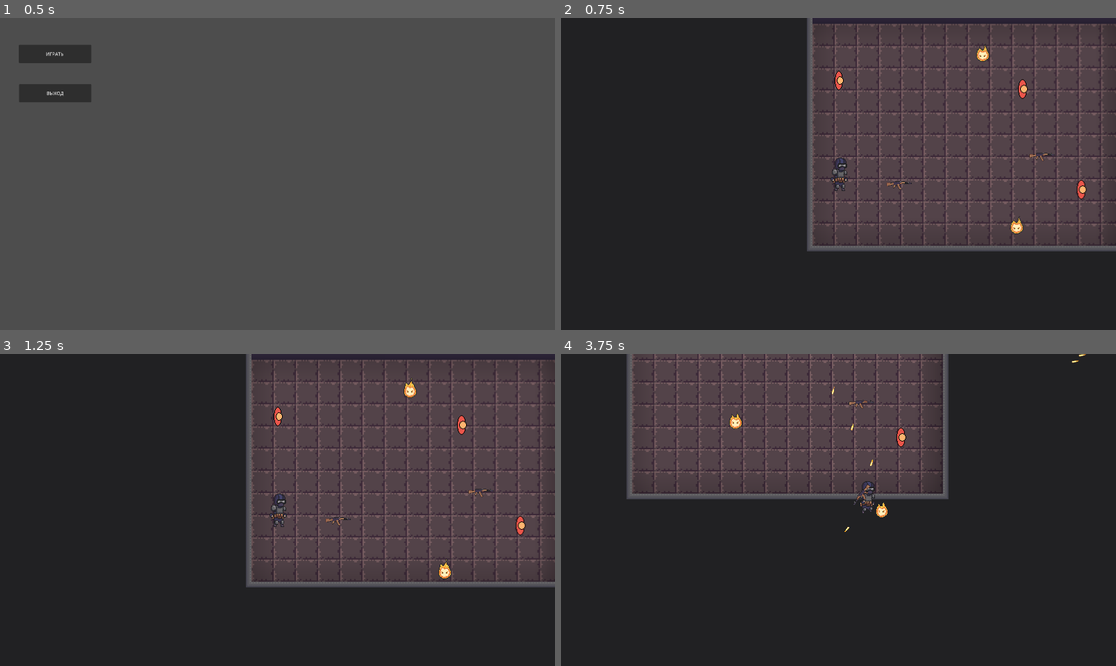
Above: before the commit, frames 1-4 (two rows, left to right).
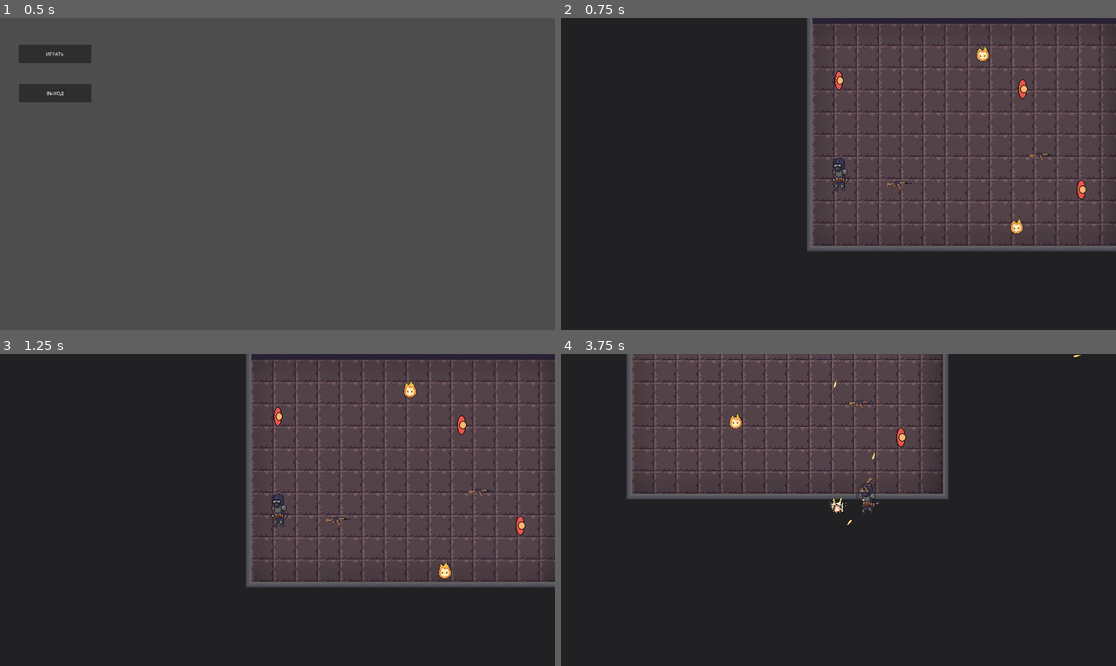
Above: after the commit, the same moments.

Repository: JaRiex11/thegame
Game: Godot game, scene res://scenes/MainMenu.tscn
Two runs of this game, one before a commit and one after it. Both use one fixed random seed, a clock stepped at 60 frames per second and the inputs below.
Inputs (mouse positions are in pixels of both pictures, inside the frame that each line leads up to):
- Up to frame 1 (0.5 s): no input
- Up to frame 2 (0.75 s): click "ИГРАТЬ" at 0.5 s
- Up to frame 3 (1.25 s): no input
- Up to frame 4 (3.75 s): move the mouse to (960, 494) at 1.27 s; press the mouse at (960, 494) at 1.28 s; hold D (right) 1.28-2.03 s; tap Space (jump) at 1.52, 1.55, 1.82, 2.1, 2.27, 2.57, 3.05 s; move the mouse to (727, 525) at 2.02 s; release the mouse at (727, 525) at 2.03 s; hold S (down) 2.03-2.78 s; click (727, 525) at 2.3 s; move the mouse to (894, 441) at 2.77 s; press the mouse at (894, 441) at 2.78 s; hold D (right) 2.78-3.53 s; move the mouse to (810, 572) at 3.52 s; release the mouse at (810, 572) at 3.53 s; hold W (up) from 3.53 s (still down); click (810, 572) at 3.6 s

Frame 1 is identical in both runs. In frame 2, 0.2% of the frame differs, in the area x 48-52%, y 44-56%; in frame 3, 0.2%; in frame 4, 0.4%, in the area x 48-95%, y 0-58%.

Commit message:
Логика стрельбы отделена от персонажа
Перенес логику стрельбы внутрь Weapon. Добавил анимацию отдачи, убрал лишнее, но не все. Сохраняю стабильный билд

Diff:
--- a/main_character.gd
+++ b/main_character.gd
@@ -5,12 +5,24 @@
 
 const Weapon = preload("res://scenes/based_scenes/weapon.gd")
 
+enum PlayerState { IDLE, WALK, HURT, DEAD }
+
 @export var SPEED := 400.0
 @export var max_health: int = 100
-
-# Переменная для хранения текущего направления (пригодится для idle)
+@export_category("Animations")
+@export var idle_right_anim : String = "IdleR"
+@export var idle_left_anim : String = "IdleL"
+@export var walk_right_anim : String = "WalkR"
+@export var walk_left_anim : String = "WalkL"
+@export var hurt_right_anim : String = "HurtR"
+@export var hurt_left_anim : String = "HurtL"
+@export var death_anim : String = "Death"  # Анимация смерти
+
+var current_state: PlayerState = PlayerState.IDLE
 var is_facing_right = true
 var timer_jump = Timer.new()
+var hurt_timer: float = 0.0
+@onready var weapon_pivot := $WeaponPivot
 
 var current_health: int
 var weapons: Array[Weapon] = []
@@ -20,58 +32,99 @@
 	current_health = max_health
 	if has_node("PlayerHurtbox"):
 		$PlayerHurtbox.body_entered.connect(_on_body_entered_enemy_body)
+	change_state(PlayerState.IDLE)
 
 func _physics_process(delta):
-
+	#var move_dir = Input.get_vector("left", "right", "up", "down")
+	#velocity = move_dir * SPEED
+	#move_and_slide()
+	#
+	#if move_dir.x != 0 or move_dir.y != 0:
+		#if Input.is_action_just_pressed("jump"):
+			#SPEED = 500
+			#timer_jump.wait_time = 0.5
+			#SPEED = 400
+		#elif move_dir.x > 0 or (move_dir.y != 0 and is_facing_right):
+			#player_sprite.play("WalkR")
+			#is_facing_right = true
+		#else:
+			#player_sprite.play("WalkL")
+			#is_facing_right = false
+	#else:
+		#if is_facing_right:
+			#player_sprite.play("IdleR")
+		#else:
+			#player_sprite.play("IdleL")
+	#
+	#if current_weapon:
+		## Получаем позицию курсора
+		#var mouse_pos = get_global_mouse_position()
+		## Обновляем прицеливание оружия
+		#current_weapon.update_aim(mouse_pos)
+#
+		## Стрельба
+		#if Input.is_action_pressed("attack1"):
+			#var look_dir = (mouse_pos - global_position).normalized()
+			#handle_shooting(look_dir)
+	#
+	#if Input.is_action_just_pressed("reload") and current_weapon:
+		#handle_reload()
+	update_facing_direction()
+	handle_movement()
+	handle_weapon()
+	update_animations()
+
+func update_facing_direction():
+	var mouse_pos = get_global_mouse_position()
+	# Определяем направление взгляда по позиции курсора
+	is_facing_right = mouse_pos.x > global_position.x
+
+func handle_movement():
 	var move_dir = Input.get_vector("left", "right", "up", "down")
 	velocity = move_dir * SPEED
 	move_and_slide()
 
-	if move_dir.x != 0 or move_dir.y != 0:
-		if Input.is_action_just_pressed("jump"):
-			SPEED = 500
-			timer_jump.wait_time = 0.5
-			SPEED = 400
-		elif move_dir.x > 0 or (move_dir.y != 0 and is_facing_right):
-			player_sprite.play("WalkR")
-			is_facing_right = true
-		else:
-			player_sprite.play("WalkL")
-			is_facing_right = false
+	# Изменение состояния движения
+	if move_dir.length() > 0:
+		if current_state != PlayerState.WALK:
+			change_state(PlayerState.WALK)
 	else:
-		if is_facing_right:
-			player_sprite.play("IdleR")
-		else:
-			player_sprite.play("IdleL")
-
-	if current_weapon:
-		# Получаем позицию курсора
-		var mouse_pos = get_global_mouse_position()
-		# Обновляем прицеливание оружия
-		current_weapon.update_aim(mouse_pos)
-
-		# Стрельба
-		if Input.is_action_pressed("attack1"):
-			var look_dir = (mouse_pos - global_position).normalized()
-			handle_shooting(look_dir)
-
-	if Input.is_action_just_pressed("reload") and current_weapon:
-		handle_reload()
-
-func handle_shooting(direction: Vector2):
-	if current_weapon:
-		current_weapon.shoot(direction, self)  # Передаём направление и владельца
-
-		# Анимация отдачи
-		#$AnimationPlayer.play("weapon_recoil")
-
-		# Визуальный эффект
-		#$MuzzleFlash.restart()
-		#$MuzzleFlash.emitting = true
-
-func handle_reload():
-	print("Перезаряжаем оружие")
-	current_weapon.reload()
+		if current_state != PlayerState.IDLE:
+			change_state(PlayerState.IDLE)
+
+func handle_weapon():
+	if not current_weapon:
+		return
+
+	# Обновляем прицеливание оружия
+	current_weapon.update_aim(get_global_mouse_position()) #, weapon_pivot)
+
+	# Стрельба
+	if Input.is_action_pressed("attack1"):
+		var direction = (get_global_mouse_position() - global_position).normalized()
+		current_weapon.try_shoot(direction, self.position)
+
+	# Перезарядка
+	if Input.is_action_just_pressed("reload"):
+		current_weapon.try_reload()
+
+func change_state(new_state: PlayerState):
+	if current_state == new_state:
+		return
+
+	current_state = new_state
+	# Можно добавить обработку входа в состояние
+
+func update_animations():
+	match current_state:
+		PlayerState.IDLE:
+			play_anim(idle_right_anim if is_facing_right else idle_left_anim)
+		PlayerState.WALK:
+			play_anim(walk_right_anim if is_facing_right else walk_left_anim)
+		PlayerState.HURT:
+			play_anim(hurt_right_anim if is_facing_right else hurt_left_anim)
+		PlayerState.DEAD:
+			play_anim(death_anim)
 
 func pick_up_weapon(new_weapon: Weapon):
 	# Проверяем, не удалён ли уже объект
@@ -80,27 +133,34 @@
 
 	# Если оружие уже есть - добавить патроны
 	print("picked up: ", new_weapon.weapon_name)
+
 	for weapon in weapons:
 		if weapon.weapon_name == new_weapon.weapon_name:
 			weapon.update_ammo(new_weapon.total_ammo)
 			new_weapon.queue_free()
 			return
 
-	# Новое оружие
-	# Переносим оружие в инвентарь
-	new_weapon.get_parent().remove_child(new_weapon)
-	add_child(new_weapon)
+	# Откладываем добавление оружия в иерархию
+	call_deferred("_deferred_add_weapon", new_weapon)
+
+func _deferred_add_weapon(new_weapon: Weapon):
+	# Удаляем из текущего родителя
+	if new_weapon.get_parent():
+		new_weapon.get_parent().remove_child(new_weapon)
+
+	# Добавляем к точке вращения
+	weapon_pivot.add_child(new_weapon)
+	new_weapon.z_index = 1  # Оружие поверх персонажа
+	new_weapon.position = Vector2.ZERO
 
 	# Настраиваем оружие
-	new_weapon.position = Vector2.ZERO
 	new_weapon.ground_sprite.hide()
-	new_weapon.hand_sprite.show()
-	new_weapon.set_process(true)  # Важно!
-	print("Оружие добавлено в инвентарь. Всего оружия: ", weapons.size())
-	print("current_weapon: ", current_weapon)
+	#new_weapon.hand_sprite.show()
+	new_weapon.set_process(true)
+
 	weapons.append(new_weapon)
-	switch_weapon(weapons.size() - 1)
-
+	if weapons.size() == 1:
+		switch_weapon(weapons.size() - 1)
 
 func switch_weapon(index: int):
 	if index < 0 or index >= weapons.size():
@@ -115,12 +175,17 @@
 	current_weapon.hand_sprite.show()
 
 	# Для правильного порядка отрисовки
-	move_child(current_weapon, get_child_count() - 1)
+	weapon_pivot.move_child(current_weapon, weapon_pivot.get_child_count() - 1)
 
 func take_damage(damage: int):
+	if current_state == PlayerState.DEAD or current_state == PlayerState.HURT:
+		return
+
 	current_health -= damage
 	if current_health <= 0:
-		die()
+		change_state(PlayerState.DEAD)
+	else:
+		change_state(PlayerState.HURT)
 
 func die():
 	# Логика смерти
@@ -136,3 +201,7 @@
 		else:
 			take_damage(15)
 			print(current_health)
+
+func play_anim(anim_name: String):
+	if (player_sprite.sprite_frames.has_animation(anim_name)): # Чтобы игра не упала, если не найдет анимацию
+		player_sprite.play(anim_name)
--- a/scenes/MainCharacter.tscn
+++ b/scenes/MainCharacter.tscn
@@ -291,4 +291,7 @@
 animation = &"HeartStandart"
 frame_progress = 0.0597292
 
+[node name="WeaponPivot" type="Marker2D" parent="."]
+position = Vector2(6, -20)
+
 [connection signal="body_entered" from="PlayerHurtBox" to="." method="_on_body_entered_enemy_body"]
--- a/scenes/Tutorial.tscn
+++ b/scenes/Tutorial.tscn
@@ -53,8 +53,6 @@
 texture_filter = 1
 texture_repeat = 1
 position = Vector2(-309, 305)
-SPEED = 400.0
-max_health = 100
 
 [node name="PauseMenu" parent="." instance=ExtResource("4_u5f0c")]
 visible = false
--- a/scenes/based_scenes/bullet.gd
+++ b/scenes/based_scenes/bullet.gd
@@ -1,16 +1,22 @@
 extends Area2D
 
-var owner_ref: WeakRef
+var owner_pos: Vector2
 var speed: float
 var damage: int
 var direction: Vector2
+var knockback_force: float
 
 func _process(delta: float) -> void:
 	position += direction * speed * delta
 
+func initialize_components(_owner_pos: Vector2, _direction: Vector2, _speed: float, _damage: int, _knockback_force: float) -> void:
+	owner_pos = _owner_pos
+	direction = _direction
+	speed = _speed
+	damage = _damage
+	knockback_force = _knockback_force
+
 func _on_body_entered(body):
-	var attacker = owner_ref.get_ref() if owner_ref else null
-	if is_instance_valid(attacker) and body != attacker:
-		if body.has_method("take_damage"):
-			body.take_damage(damage, attacker)
+	if body.has_method("take_damage"):
+		body.take_damage(damage, owner_pos, knockback_force)
 	queue_free()
--- a/scenes/based_scenes/unit.gd
+++ b/scenes/based_scenes/unit.gd
@@ -57,18 +57,14 @@
 #endregion
 
 #region Публичные функции
-func take_damage(amount: float, attacker: Node) -> void:
-	if not is_instance_valid(attacker):
-		print("Attacker is invalid")
-		return
-
+func take_damage(amount: float, attacker_pos: Vector2, attacker_kb_force: float) -> void:
 	if current_state == UNIT_STATE.DEAD or invincible: return
 
 	current_health -= amount
 	print("unit's health: ", current_health)
 	_play_hit_effect()
-	var attack_pos = attacker.global_position if is_instance_valid(attacker) else global_position
-	_knockback(attack_pos)
+	#var attack_pos = attacker.global_position if is_instance_valid(attacker) else global_position
+	_knockback(attacker_pos, attacker_kb_force)
 
 	if current_health <= 0:
 		die()
@@ -158,9 +154,8 @@
 	play_anim(anim_name)
 
 # Обработчик завершения анимации смерти
-func _on_death_animation_finished(anim_name: String) -> void:
-	if anim_name == death_anim:
-		death_completed = true
+func _on_death_animation_finished() -> void:
+	death_completed = true
 
 func _exit_state(old_state: UNIT_STATE) -> void:
 	pass
@@ -207,9 +202,9 @@
 		await tween.finished
 	queue_free()
 
-func _knockback(source_position: Vector2) -> void:
+func _knockback(source_position: Vector2, source_knockback_force: float) -> void:
 	var direction = (global_position - source_position).normalized()
-	var knockback_force = direction * 500.0 * knockback_resistance
+	var knockback_force = direction * source_knockback_force * knockback_resistance
 	velocity = knockback_force
 	move_and_slide()
 #endregion
--- a/scenes/based_scenes/weapon.gd
+++ b/scenes/based_scenes/weapon.gd
@@ -1,84 +1,57 @@
 extends Node2D
 class_name Weapon
 
+# Состояния оружия
+enum WeaponState { IDLE, SHOOTING, RELOADING }
+
 # Характеристики оружия
-@export var player_sprite_texture: Texture2D
-@export var gamer_path: String = "res://main_character.gd"
+@export_category("Связанные сцены")
+@export var bullet_scene: PackedScene
+@export var bullet_speed: float = 700
+
+@export_category("Характеристики")
 @export var weapon_name: String = "Pistol"
 @export var damage: int = 10
 @export var fire_rate: float = 0.5
 @export var magazine_size: int = 10
 @export var max_ammo: int = 50
-@export var bullet_speed: float = 700
-@export var bullet_scene: PackedScene
-@export var sprite_offset = Vector2(0, 0)
+@export var reload_time: float = 1.5
+@export var knockback_force: float = 500
 
 @export var pivot_offset := Vector2(20, -10)  # Смещение точки вращения
 @export var flip_offset := Vector2(-10, 0)  # Смещение при зеркалировании влево
 
+var current_state: WeaponState = WeaponState.IDLE
 var current_ammo: int
 var total_ammo: int
 var can_shoot: bool = true
-var is_reloading: bool = false
+var shoot_cooldown: Timer
+var reload_timer: Timer
 
 # Спрайты и позиции
 @onready var ground_sprite: Sprite2D = $OnGroundSprite
 @onready var hand_sprite: Sprite2D = $Pivot/InHandSprite
 @onready var shoot_point = $ShootPoint
+@onready var collision := $Area2D/CollisionPolygon2D
+
+signal state_changed(new_state)
+signal ammo_updated(current, total)
 
 func _ready():
 	current_ammo = magazine_size
 	total_ammo = max_ammo - magazine_size
-	hand_sprite.hide()
+
 	hand_sprite.z_index = 1
-	ground_sprite.show()
+# Таймеры
+	shoot_cooldown = Timer.new()
+	add_child(shoot_cooldown)
+	shoot_cooldown.timeout.connect(_on_shoot_cooldown_end)
+	shoot_cooldown.one_shot = true
 
-func _on_body_entered(body):
-	if body.is_in_group("player"):
-		body.pick_up_weapon(self)
-		ground_sprite.hide()
-		#queue_free()
-
-func shoot(direction: Vector2, owner: Node):
-	if can_shoot and current_ammo > 0 and not is_reloading:
-		var bullet = bullet_scene.instantiate()
-
-		var flip_mod = -1 if hand_sprite.flip_v else 1
-		bullet.direction = direction
-		bullet.position = shoot_point.global_position
-		bullet.rotation = direction.angle()
-		bullet.speed = bullet_speed
-		bullet.damage = damage
-
-		bullet.owner_ref = weakref(owner)
-
-		get_tree().current_scene.add_child(bullet)
-
-		current_ammo -= 1
-		can_shoot = false
-		await get_tree().create_timer(fire_rate).timeout
-		can_shoot = true
-		print("current_ammo: ", current_ammo)
-
-func reload():
-	print("start reloading")
-	if total_ammo <= 0 or is_reloading:
-		return
-
-	is_reloading = true
-	# Здесь будет анимация перезарядки
-	await get_tree().create_timer(1.5).timeout
-
-	var needed = magazine_size - current_ammo
-	if total_ammo >= needed:
-		current_ammo += needed
-		total_ammo -= needed
-	else:
-		current_ammo += total_ammo
-		total_ammo = 0
-
-	is_reloading = false
-	print("finish reloading")
+	reload_timer = Timer.new()
+	add_child(reload_timer)
+	reload_timer.timeout.connect(_on_reload_finished)
+	reload_timer.one_shot = true
 
 func update_aim(target_position: Vector2):
 	# Вычисляем направление к цели
@@ -98,6 +71,85 @@
 	# Всегда сохраняем ShootPoint справа от оружия
 	shoot_point.position.x = abs(shoot_point.position.x)
 
-func update_ammo(new_ammo: int):
-	total_ammo += new_ammo
-	total_ammo = min(total_ammo, max_ammo)
+func try_shoot(direction: Vector2, weapon_owner_pos: Vector2) -> bool:
+	if current_state != WeaponState.IDLE or not can_shoot or current_ammo <= 0:
+		return false
+
+	shoot(direction, weapon_owner_pos)
+	return true
+
+func shoot(direction: Vector2, weapon_owner_pos: Vector2):
+	current_state = WeaponState.SHOOTING
+	emit_signal("state_changed", current_state)
+
+	var bullet = bullet_scene.instantiate()
+	get_tree().current_scene.add_child(bullet)
+
+	# Порядок: (_owner_pos: Vector2, _direction: Vector2, _speed: float, _damage: int, _knockback_force: float)
+	bullet.initialize_components(weapon_owner_pos, direction, bullet_speed, damage, knockback_force)
+	bullet.global_position = shoot_point.global_position
+	bullet.rotation = direction.angle()
+
+	# Обновление боезапаса
+	current_ammo -= 1
+	emit_signal("ammo_updated", current_ammo, total_ammo)
+
+	# Откат стрельбы
+	can_shoot = false
+	shoot_cooldown.start(fire_rate)
+	print("current_ammo: ", current_ammo)
+
+	# Эффект отдачи
+	var recoil_vector = -direction * 10
+	var original_pos = position
+	position += recoil_vector
+
+	# Анимация отдачи
+	var tween = create_tween()
+	tween.tween_property(self, "position", original_pos, 0.1)
+
+	await get_tree().create_timer(fire_rate).timeout
+	can_shoot = true
+	print("current_ammo: ", current_ammo)
+
+func _on_body_entered(body):
+	if body.is_in_group("player"):
+		# Откладываем обработку подбора оружия
+		call_deferred("_deferred_pick_up", body)
+
+func _deferred_pick_up(player):
+	# Отключаем коллизию перед удалением из сцены
+	collision.set_deferred("disabled", true)
+
+	# Передаем оружие игроку
+	if is_instance_valid(player) and player.has_method("pick_up_weapon"):
+		player.pick_up_weapon(self)
+		ground_sprite.hide()
+		hand_sprite.show()
+
+func try_reload() -> bool:
+	if current_state != WeaponState.IDLE or total_ammo <= 0 or current_ammo == magazine_size:
+		return false
+
+	_start_reloading()
+	return true
+
+func _start_reloading():
+	current_state = WeaponState.RELOADING
+	emit_signal("state_changed", current_state)
+	reload_timer.start(reload_time)
+
+func _on_shoot_cooldown_end():
+	can_shoot = true
+	if current_state == WeaponState.SHOOTING:
+		current_state = WeaponState.IDLE
+		emit_signal("state_changed", current_state)
+
+func _on_reload_finished():
+	var ammo_to_add = min(magazine_size - current_ammo, total_ammo)
+	current_ammo += ammo_to_add
+	total_ammo -= ammo_to_add
+
+	emit_signal("ammo_updated", current_ammo, total_ammo)
+	current_state = WeaponState.IDLE
+	emit_signal("state_changed", current_state)
--- a/scenes/units/elem_fire_small.gd
+++ b/scenes/units/elem_fire_small.gd
@@ -59,7 +59,7 @@
 		_handle_patrol_state(delta)
 
 	move_and_slide()
-	_draw_debug()
+	#_draw_debug()
 
 func _update_timers(delta: float) -> void:
 	if dash_cooldown_timer > 0:
@@ -195,15 +195,15 @@
 		)
 		patrol_points.append(global_position + random_offset)
 
-func _draw_debug() -> void:
-	if Engine.is_editor_hint():
-		return
-
-	# Рисуем точки патрулирования
-	for point in patrol_points:
-		draw_circle(point - global_position, 5.0, Color.GREEN)
-
-	# Рисуем последнюю известную позицию
-	if is_searching:
-		draw_circle(last_known_position - global_position, 8.0, Color.RED)
-#endregion
+#func _draw_debug() -> void:
+	#if Engine.is_editor_hint():
+		#return
+		#
+	## Рисуем точки патрулирования
+	#for point in patrol_points:
+		#draw_circle(point - global_position, 5.0, Color.GREEN)
+		#
+	## Рисуем последнюю известную позицию
+	#if is_searching:
+		#draw_circle(last_known_position - global_position, 8.0, Color.RED)
+##endregion
--- a/scenes/weapons/ak_74.tscn
+++ b/scenes/weapons/ak_74.tscn
@@ -1,13 +1,9 @@
-[gd_scene load_steps=7 format=3 uid="uid://b7fhf1urqd2e3"]
+[gd_scene load_steps=6 format=3 uid="uid://b7fhf1urqd2e3"]
 
 [ext_resource type="PackedScene" uid="uid://busfdkt32lom" path="res://scenes/based_scenes/Weapon.tscn" id="1_eiecg"]
 [ext_resource type="Script" uid="uid://ch150ekqhqtwc" path="res://scenes/weapons/ak_74.gd" id="2_7g5m4"]
 [ext_resource type="PackedScene" uid="uid://tu8eg5q1275o" path="res://scenes/weapons/Bullets/5_45_mm.tscn" id="3_8t5mj"]
 [ext_resource type="Texture2D" uid="uid://6kmg82a2alk1" path="res://img/sprite_list_1.png" id="4_8t5mj"]
-
-[sub_resource type="AtlasTexture" id="AtlasTexture_8t5mj"]
-atlas = ExtResource("4_8t5mj")
-region = Rect2(184, 63, 44, 88)
 
 [sub_resource type="AtlasTexture" id="AtlasTexture_tabce"]
 atlas = ExtResource("4_8t5mj")
@@ -16,15 +12,13 @@
 [node name="AK-74" instance=ExtResource("1_eiecg")]
 position = Vector2(4, 0)
 script = ExtResource("2_7g5m4")
-player_sprite_texture = SubResource("AtlasTexture_8t5mj")
+bullet_scene = ExtResource("3_8t5mj")
+bullet_speed = 500.0
 weapon_name = "AK-74"
 damage = 50
 fire_rate = 0.2
 magazine_size = 30
 max_ammo = 60
-bullet_speed = 500.0
-bullet_scene = ExtResource("3_8t5mj")
-sprite_offset = Vector2(5, 13)
 
 [node name="Pivot" parent="." index="0"]
 position = Vector2(-4, 3)
